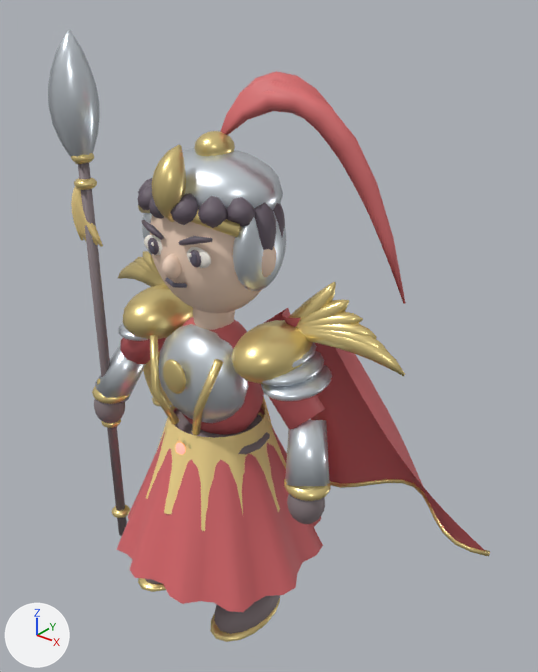
An edit to the glTF model samkok/web/models/07-e3.glb, drawn before and after from the same camera.
Both versions are drawn from a 50 mm lens placed at (2.66, -2.83, 3.78), pointed at (0.15, 0.31, 1.83). Every picture has the same lights, and +X, +Y and +Z are marked at lower left. The first picture is the older version.

The first picture shows '07_T3_Scarlet Cavalier_Mesh'.
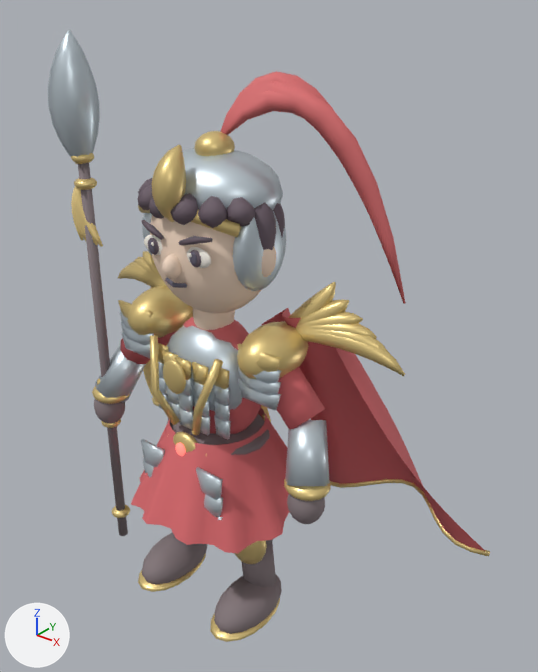
Changed parts and their boxes [x1, y1, x2, y2] in the pictures (538 x 672 px; the box of a moved part takes in the faces that stretch with it):
part 1 of me_07_t3_scarlet_cavalier_mesh, moved or reshaped: before [159, 324, 249, 423]; after [167, 325, 243, 411]
part 2 of me_07_t3_scarlet_cavalier_mesh, deleted: before [118, 322, 332, 401]
part 3 of me_07_t3_scarlet_cavalier_mesh, moved or reshaped: before [117, 284, 323, 612]; after [118, 285, 309, 554]

The change in detail:
Material 'Hair 251b22.002' (mat_hair_251b22_002) is new.
Its base color is (0.145, 0.106, 0.133) (dark grey #6a5c66).
Its roughness is 0.72.
me_07_t3_scarlet_cavalier_mesh is used by ob_07_t3_scarlet_cavalier_mesh; location (0.0, 0.0, 0.0).
me_07_t3_scarlet_cavalier_mesh had 12448 vertices, 22828 faces and spanned x -1.5..1.5, y -0.68..0.97, z 0.02..3.51.
me_07_t3_scarlet_cavalier_mesh now has 11458 vertices, 21000 faces and spans x -1.5..1.5, y -0.56..0.97, z 0.02..3.51.
me_07_t3_scarlet_cavalier_mesh part 1: the loose piece of 176 vertices spanning x -0.31..0.31, y -0.32..0.12, z 1.4..2.0 is scaled about its middle by (1, 0.909, 1), then moved by (0.0, 0.04, 0.0).
me_07_t3_scarlet_cavalier_mesh part 2: 6 loose pieces with 1056 vertices, spanning x -0.74..0.74, y -0.2..0.26, z 1.74..1.99, are deleted.
me_07_t3_scarlet_cavalier_mesh part 3: 552 vertices moved from x -0.68..0.68, y -0.68..0.68, z 0.44..2.08 to x -0.59..0.59, y -0.56..0.56, z 0.77..2.08; 240 vertices removed from x -0.48..0.48, y -0.48..0.48, z 0.83..1.4; 306 vertices added at x -0.61..0.61, y -0.38..-0.16, z 0.81..2.02.
me_07_t3_scarlet_cavalier_mesh no longer uses material mat_hair_241c24_002 (dark grey #695d69).
me_07_t3_scarlet_cavalier_mesh gains material mat_hair_251b22_002 (dark grey #6a5c66).
